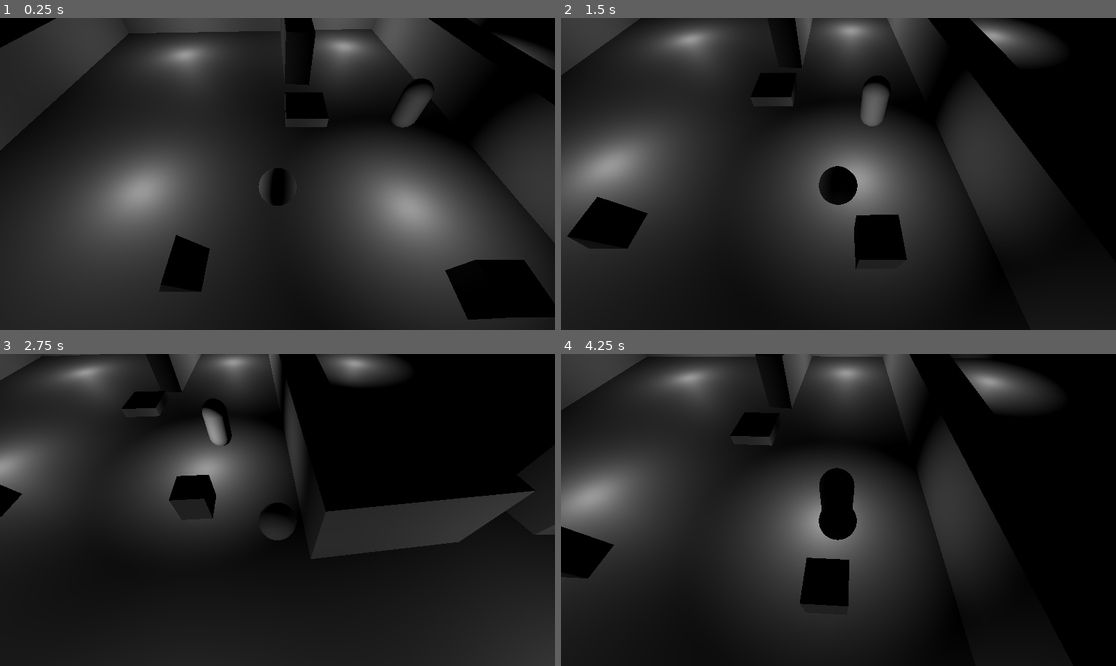
Above: before the commit, frames 1-4 (two rows, left to right).
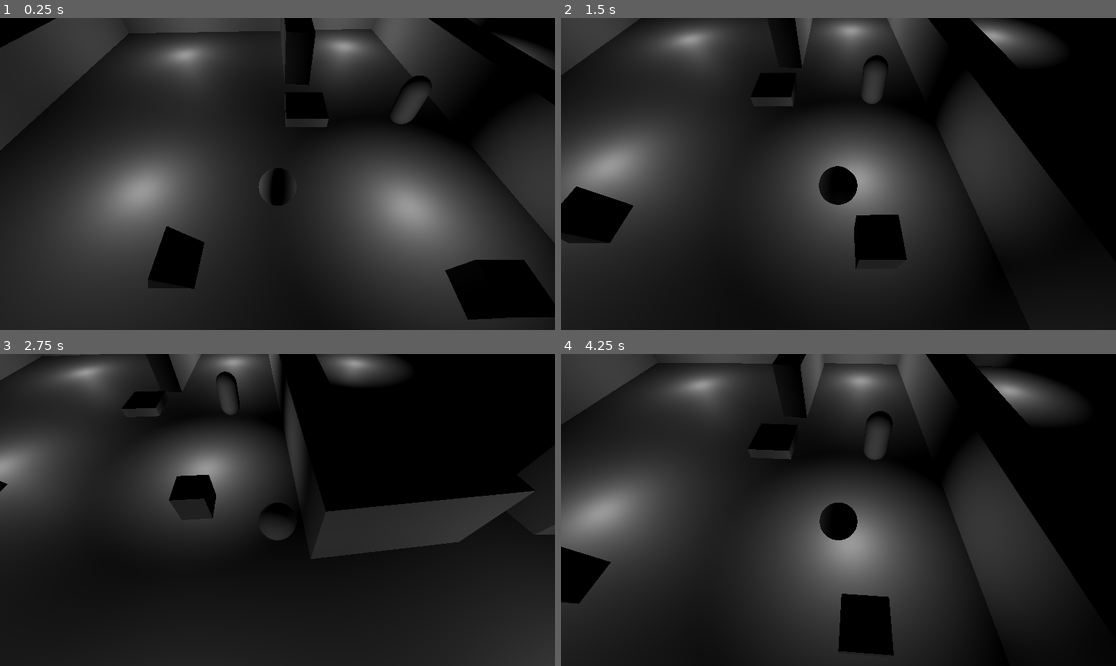
Above: after the commit, the same moments.

Repository: JosephCatrambone/GodotStation13
Game: Godot game, scene res://scenes/main_game.tscn
The game is run twice, just before and just after one commit, with the same random seed, the same clock (stepped at 60 frames per second) and the same inputs.
Inputs:
- Up to frame 1 (0.25 s): no input
- Up to frame 2 (1.5 s): hold D (move_right) 0.53-1.28 s; tap E (interact) at 0.6, 1.35 s; hold S (move_down) from 1.28 s (still down)
- Up to frame 3 (2.75 s): release S (move_down) at 2.03 s; hold D (move_right) from 2.03 s (still down); tap E (interact) at 2.1 s
- Up to frame 4 (4.25 s): release D (move_right) at 2.78 s; hold W (move_up) 2.78-3.53 s; tap E (interact) at 2.85, 3.6 s; hold A (move_left) from 3.53 s (still down)

The runs differ from the first frame. In frame 1, 0.9% of the frame differs, in the area x 26-79%, y 18-88%; in frame 2, 1.8%; in frame 3, 0.8%; in frame 4, 26%, in the area x 0-93%, y 0-96%.

Commit message:
Bugfixes in navigation and sight. Bugfixes in move to and evasion.

Diff:
--- a/interactive/food_pyramid.tscn
+++ b/interactive/food_pyramid.tscn
@@ -9,4 +9,5 @@
 amount = -0.15
 
 [node name="MeshInstance3D" type="MeshInstance3D" parent="." index="0"]
+transform = Transform3D(1, 0, 0, 0, 1, 0, 0, 0, 1, 0, 0.5, 0)
 mesh = SubResource("PrismMesh_x85vs")
--- a/interactive/interactive.gd
+++ b/interactive/interactive.gd
@@ -2,14 +2,20 @@
 
 @export var provides: String
 @export var amount: float
+@export var use_time: float = 0.5
+@export var max_use_distance: float = 1.0
 
 signal used  # Called somewhere between start of use and end of use.
 signal on_start_using  # Called when an actor starts using a thing.
 signal on_finish_using  # Called when an actor/npc finishes using a thing.
 
 func interact(who: Node):
+	var tmp = self.provides
+	self.provides = ""  # While something is using this, don't broadcast that anything is provided.
 	self.emit_signal("on_start_using")
 	self.emit_signal("used")
 	if who.has_method("satisfy_desire"):
 		who.satisfy_desire(self.provides, self.amount)
+	await get_tree().create_timer(self.use_time).timeout
 	self.emit_signal("on_finish_using")
+	self.provides = tmp
--- a/npc/behaviors/move_to_and_use.gd
+++ b/npc/behaviors/move_to_and_use.gd
@@ -1,7 +1,6 @@
 extends NPCBehavior
 
 @export var target_thing: Node3D
-@export var max_distance: float = 0.4
 
 var move_started: bool = false
 var thing_used: bool = false
@@ -22,17 +21,15 @@
 func on_process(delta: float) -> void:
 	# If on_process is called it's because we are currently the focus. Get to the next step.
 	if not self.move_started:
-		var npc: NPC = self.get_parent()
 		var move: NPCBehavior = move_prefab.instantiate()
 		move.set_target_position(target_thing.global_position)
-		npc.push_behavior(move)
+		self.npc.push_behavior(move)
 		move.popped.connect(self.on_arrived)
 		self.move_started = true
 
 func on_arrived():
-	var npc: NPC = self.get_parent()
-	print(npc.display_name + " uses " + self.target_thing.name)
-	self.target_thing.interact(npc)
+	#print(npc.display_name + " arrived and uses " + self.target_thing.name)
+	self.target_thing.interact(self.npc)
 
 func on_thing_used():
 	self.thing_used = true
--- a/npc/behaviors/move_to_node.gd
+++ b/npc/behaviors/move_to_node.gd
@@ -1,19 +1,37 @@
 extends NPCBehavior
 
+const WALK_ANIM_NAME = "walk"
 const STUCK_TIME_DELAY: float = 3.0
 
+var move_paused: bool = false
 var target_position_to_set  # IF THIS IS NONE THEN NAV_AGENT IS SET!  Otherwise we have to wait for nav agent to become non-null so we can set it.
-var movement_speed: float = 1.0
 var nav_agent: NavigationAgent3D
 var previous_position: Vector3
+var previous_velocity: Vector3 = Vector3.ZERO
 var stuck_time_delay: float = STUCK_TIME_DELAY  # How long should we wait before considering ourselves stuck?
+var back_and_forth_velocity_snap_count: int = 0  # How many times have we gone from +xyz to -xyz?  If we're rapidly switching back and forth we might be stuck around a node.
+
+var nav_agent_reported_completion: bool = false  # We set this to true when the nav agent says we're done.
 
 # We have to do all kinds of funky things with != null here because nav_agent isn't always ready.
+signal destination_reached
+signal stuck
+
+func _enter_tree() -> void:
+	super()
+	self.move_paused = false
+
+func _exit_tree() -> void:
+	self.move_paused = true
 
 func is_complete():
 	if nav_agent == null or not is_instance_valid(nav_agent):
 		return false
 	var complete = nav_agent.is_navigation_finished() and self.target_position_to_set == null
+	if (complete and not self.nav_agent_reported_completion) or (not complete and self.nav_agent_reported_completion):
+		printerr("Nav agent and nav agent disagree: ")
+		printerr(self.complete)
+		printerr(self.nav_agent_reported_completion)
 	return complete
 
 func set_target_position(target_position: Vector3):
@@ -26,26 +44,77 @@
 func on_process(delta):
 	if self.nav_agent == null:
 		self.nav_agent = self.get_parent().nav_agent
+		if self.nav_agent != null:
+			self.nav_agent.velocity_computed.connect(self._on_velocity_computed)
+			#self.nav_agent.navigation_finished.connect(self._on_destination_reached())
+			self.nav_agent.target_reached.connect(self._on_destination_reached)
 	if self.target_position_to_set != null:
 		self.set_target_position(self.target_position_to_set)
 
 func _ready():
-	self.nav_agent = self.get_parent().nav_agent
+	#self.nav_agent = self.get_parent().nav_agent
 	self.previous_position = self.get_parent().global_position
 
 func on_physics_process(delta: float) -> void:
-	if self.nav_agent == null:
+	if self.nav_agent == null or self.move_paused:
 		return
-	if not nav_agent.is_navigation_finished():
-		var npc: NPC = self.get_parent()
-		var current_agent_position: Vector3 = npc.global_position
+	if not self.nav_agent.is_navigation_finished():
+		var current_agent_position: Vector3 = self.npc.global_position
 		var next_path_position: Vector3 = nav_agent.get_next_path_position()
-		npc.velocity = current_agent_position.direction_to(next_path_position) * movement_speed
-		npc.move_and_slide()
-		if npc.velocity.length_squared() > 1e-3 and (current_agent_position - self.previous_position).length() < 1e-3:
+		var new_direction = current_agent_position.direction_to(next_path_position)
+		#var new_velocity = Vector3(new_direction.x, 0, new_direction.z).normalized() * self.npc.movement_speed
+		var new_velocity = new_direction.normalized() * self.npc.movement_speed
+		self.nav_agent.velocity = new_velocity  # To keep safe paths in sync.
+		# We have to rely on the nav agent to set the velocity or else it won't avoid other NPCs.
+		#npc.velocity = new_velocity
+		#npc.move_and_slide()
+		if self.npc.velocity.length_squared() > 1e-3 and (current_agent_position - self.previous_position).length() < 1e-3:
 			self.stuck_time_delay -= delta  # We are trying to move but we can't.
 			if self.stuck_time_delay <= 0.0:
-				print("Stuck")
+				self._on_stuck()
 		else:
 			self.stuck_time_delay = STUCK_TIME_DELAY
 		self.previous_position = current_agent_position
+
+func _on_velocity_computed(new_velocity: Vector3):
+	if self.move_paused:
+		return
+
+	# Check to see if we're rapidly moving back and forth around a point.
+	if (-new_velocity).distance_to(self.previous_velocity) < 1e-3:
+		self.back_and_forth_velocity_snap_count += 1
+		if self.back_and_forth_velocity_snap_count > 10:
+			self._on_path_looping()
+			return
+	else:
+		self.back_and_forth_velocity_snap_count = 0
+	previous_velocity = new_velocity
+
+	self.npc.velocity = new_velocity
+	self.npc.move_and_slide()
+	if new_velocity.length_squared() > 1e-3:
+		self.npc.anim_player.play(WALK_ANIM_NAME)
+
+func _on_destination_reached():
+	self.nav_agent_reported_completion = true
+
+func _on_stuck():
+	emit_signal("stuck")
+	self.npc.global_position = self.nav_agent.get_final_position()
+
+func _on_path_looping():
+	"""The path has us moving back and forth rapidly around the same point."""
+	print("Velocity has snapped to +/- " + str(self.previous_velocity) + " 10 times.")
+	print("Currently at " + str(self.npc.global_position))
+	print("Trying to reach " + str(self.nav_agent.target_position))
+	print("Next waypoint at " + str(self.nav_agent.get_next_path_position()))
+	print("Nav finished: " + str(self.nav_agent.is_navigation_finished()))
+	print("Nav target reached: " + str(self.nav_agent.is_target_reached()))
+	print("Distance to target according to nav_agent: " + str(self.nav_agent.distance_to_target()))
+	var dist_to_next_path_position = self.npc.global_position.distance_to(self.nav_agent.get_next_path_position())
+	print("Distance to next path position: " + str(dist_to_next_path_position))
+	var dist_to_target_position = self.npc.global_position.distance_to(self.nav_agent.target_position)
+	print("Distance to target position: " + str(dist_to_target_position))
+	# This doesn't work.
+	#self.global_position = self.nav_agent.get_next_path_position()
+	self.back_and_forth_velocity_snap_count = 0
--- a/npc/behaviors/npcbehavior.gd
+++ b/npc/behaviors/npcbehavior.gd
@@ -1,6 +1,12 @@
 class_name NPCBehavior extends Node3D
 
 signal popped  # Emitted via the _parent managing class_(!!!) calling this.emit_signal("popped") when this is popped.
+
+var npc: NPC
+
+func _enter_tree() -> void:
+	if self.get_parent() != null:
+		self.npc = self.get_parent()
 
 func is_complete() -> bool:
 	# Returns 'true' when the task is completed.
--- a/npc/desires/rest_desire.tscn
+++ b/npc/desires/rest_desire.tscn
@@ -8,5 +8,5 @@
 
 [node name="RestDesire" instance=ExtResource("1_i6oc5")]
 desire_name = "rest"
-growth_rate = 0.001
+growth_rate = 0.01
 motivation_scale = SubResource("Curve_ekl1o")
--- a/npc/npc.gd
+++ b/npc/npc.gd
@@ -1,20 +1,9 @@
 class_name NPC extends CharacterBody3D
 
-var debug_desires: bool = false
-var debug_last_print: float = 0.0
 @export var display_name: String = "Someone"
 @export var movement_speed: float = 1.0
 @onready var sight: Sight = $SightArea
 
-"""
-enum NPCBehavior {
-	IDLE,
-	MOVING_TO_ACTIVITY,
-	DOING_ACTIVITY,
-	INCAPACITATED,
-	PANIC,
-}
-"""
 var behavior_stack: Array = []  # We only _process the top one of these.  The LAST element is current for performance reasons.  Pop/push.
 # Movement to and participation in activity.
 @onready var nav_agent: NavigationAgent3D = $NavigationAgent3D
@@ -22,11 +11,16 @@
 var target_activity: Node3D
 var debug_pause_at_dest: float = 1.0
 
+var debug_desires: bool = false
+var debug_last_print: float = 0.0
 @export var select_from_k_activities: int = 3  # At a higher value, an NPC will be less rational. Pick at random between this many.
 @export var weighted_activity_selection: bool = true  # Weight activity selection by urgency, rather than pure random.
 @export var max_distance_to_usable_object: float = 1000.0
 @onready var desires: Node3D = $Desires
 var happiness: float = 0.0
+
+@onready var overhead_text: Label3D = $Label3D
+@onready var anim_player: AnimationPlayer = $Body/AnimationPlayer
 
 func _ready():
 	nav_agent.path_desired_distance = 0.5
@@ -54,17 +48,18 @@
 	if self.debug_desires and self.debug_last_print < 0:
 		self.debug_last_print = 1.0
 		print_debug_desire = true
+		self.overhead_text.text = ""
 
 	self.happiness = 0.0
 	var possible_activities = []
-	for c in self.desires.get_children(true):
+	for c in self.desires.get_children(false):
 		var c2: Desire = c
 		self.happiness += c2.get_net_happiness()
 		possible_activities.append([c2.get_motivation_score(), c2.desire_name])
 		if print_debug_desire:
-			print(self.display_name + " -- Desire:" + c2.desire_name + "  Motivation:" + str(c2.get_motivation_score()))
+			self.overhead_text.text += self.display_name + " -- Desire:" + c2.desire_name + "  Motivation:" + str(c2.get_motivation_score()) + "\n"
 	if print_debug_desire:
-		print(self.display_name + " happiness: " + str(self.happiness))
+		self.overhead_text.text += self.display_name + " happiness: " + str(self.happiness) + "\n"
 
 	if not self.behavior_stack.is_empty():
 		return  # We're in the middle of something.
@@ -103,7 +98,7 @@
 		var temp = Globals.weighted_random_choice_of_elements(possible_activities)
 		activity_name = temp[1]
 		if print_debug_desire:
-			print("Chose activity " + activity_name + " with weight " + str(temp[0]))
+			self.label.text += "Chose activity " + activity_name + " with weight " + str(temp[0]) + "\n"
 	else:
 		activity_name = possible_activities.pick_random()[1]
 
@@ -128,9 +123,12 @@
 		if b.is_complete():  # This is either-or because the on_process might push a node.
 			var popped = self.behavior_stack.pop_back()
 			assert(popped == b)
-			b.emit_signal("popped")
+			b.emit_signal("popped")  # NOTE: If a behavior used get_parent() in popped then it will be null.
 			self.remove_child(popped)
 			popped.queue_free()
+			# Maybe put the previous top back as a child.
+			if not self.behavior_stack.is_empty():
+				self.add_child(self.behavior_stack.back())
 		else:
 			b.on_process(delta)
 	else:
@@ -142,6 +140,9 @@
 
 func push_behavior(b: NPCBehavior):
 	# Adds a new behavior to the list.  Does not do the logic checking to see if the previous task should be removed.
+	# DOES remove other nodes from child status to prevent the methods from being called.
+	for current_child_behavior in self.behavior_stack:
+		self.remove_child(current_child_behavior)
 	self.add_child(b)
 	self.behavior_stack.push_back(b)
 
--- a/prefabs/sight.gd
+++ b/prefabs/sight.gd
@@ -40,7 +40,6 @@
 				if self.actors_in_fov[actor] < 0:
 					self.detected_actors.append(actor)
 					emit_signal("detected", actor)
-					print("Detected actor")
 		# Reset the time if the actor isn't seen
 		if not seen:
 			self.actors_in_fov[actor] = min(reaction_time, self.actors_in_fov[actor]+delta)
